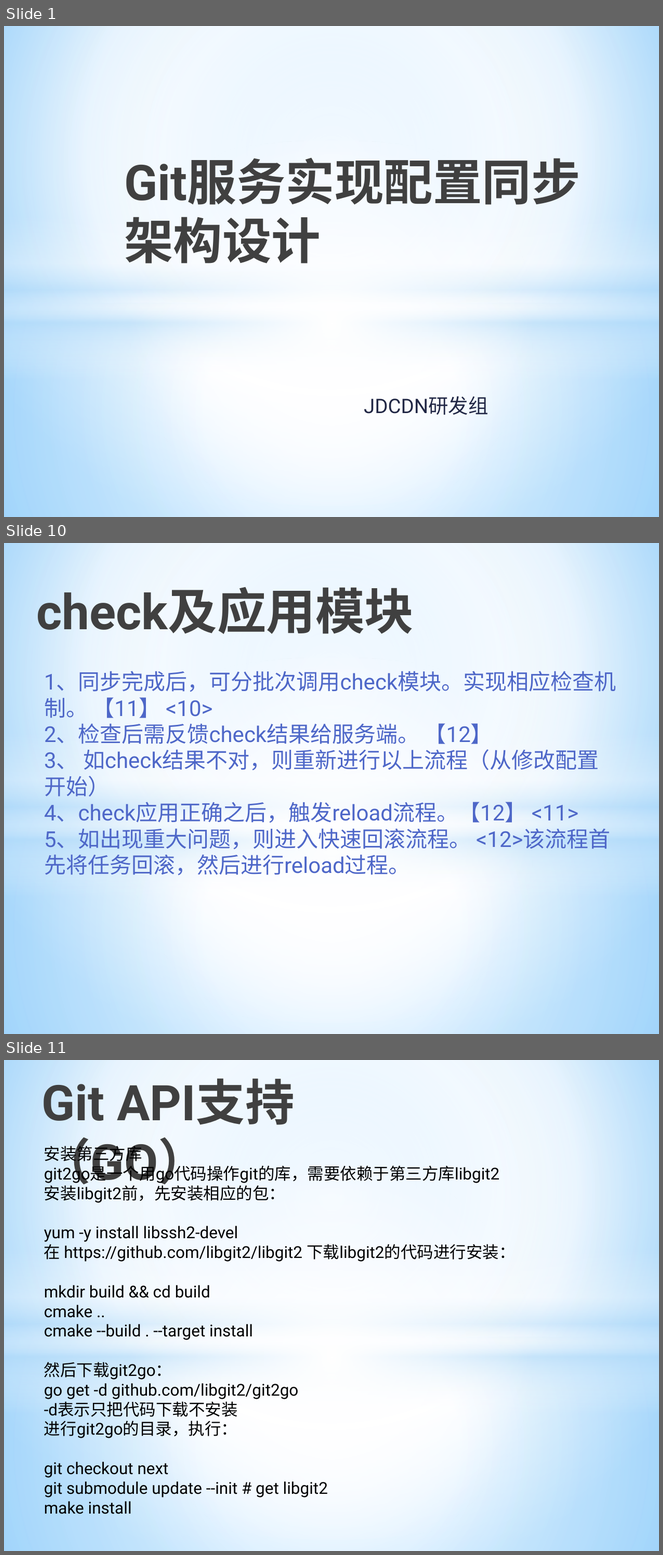
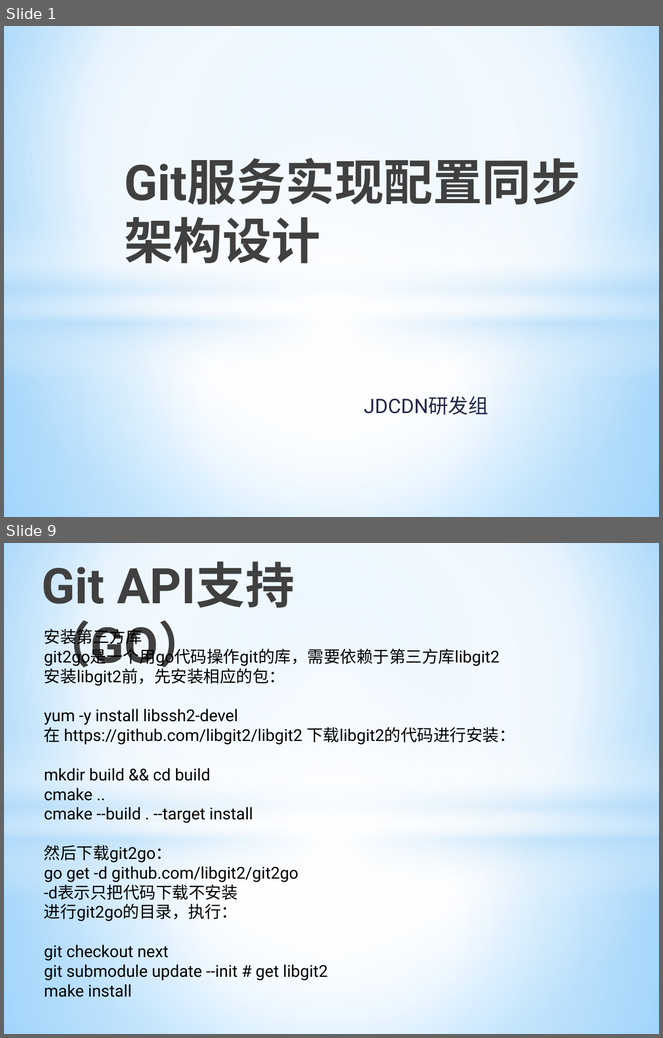
Before and after one commit to allragedbody/clasenbee, a slide deck: docs/Git集群配置方案.pptx. Shown one above the other, each under a label of ours: slides 1, 10 and 11 before the commit, slides 1 and 9 after it; the slides between them are not shown. The pictures are 663x1555 and 663x1038 pixels, drawn with LibreOffice and Linux fonts; fonts in the diff are those of the drawing. Boxes give left, top, right and bottom in pixels: in the first picture for what was removed or moved away, otherwise in the second. Text is boxed around its words. In the diff, an @@ line names an element or a change of style, - is before the commit and + after.

```diff
--- a/docs/Git集群配置方案.pptx
+++ b/docs/Git集群配置方案.pptx
@@ slide 10 removed at [4,543,659,1034], background gradient #9ED5FF to #FFFFFF to #5BB9FF; not listed: 4 template elements that a slide beside it also shows @@
@@ title removed at [37,587,414,634] @@
-check及应用模块
@@ text removed at [44,671,616,875] @@
-1、同步完成后，可分批次调用check模块。实现相应检查机制。 【11】 <10>
-2、检查后需反馈check结果给服务端。 【12】
-3、 如check结果不对，则重新进行以上流程（从修改配置开始）
-4、check应用正确之后，触发reload流程。【12】 <11>
-5、如出现重大问题，则进入快速回滚流程。 <12>该流程首先将任务回滚，然后进行reload过程。
@@ what was slide 11 is now slide 9 @@
```
Also in this commit, not shown: 4 slides changed, 4 slides added, 6 other slides removed.
